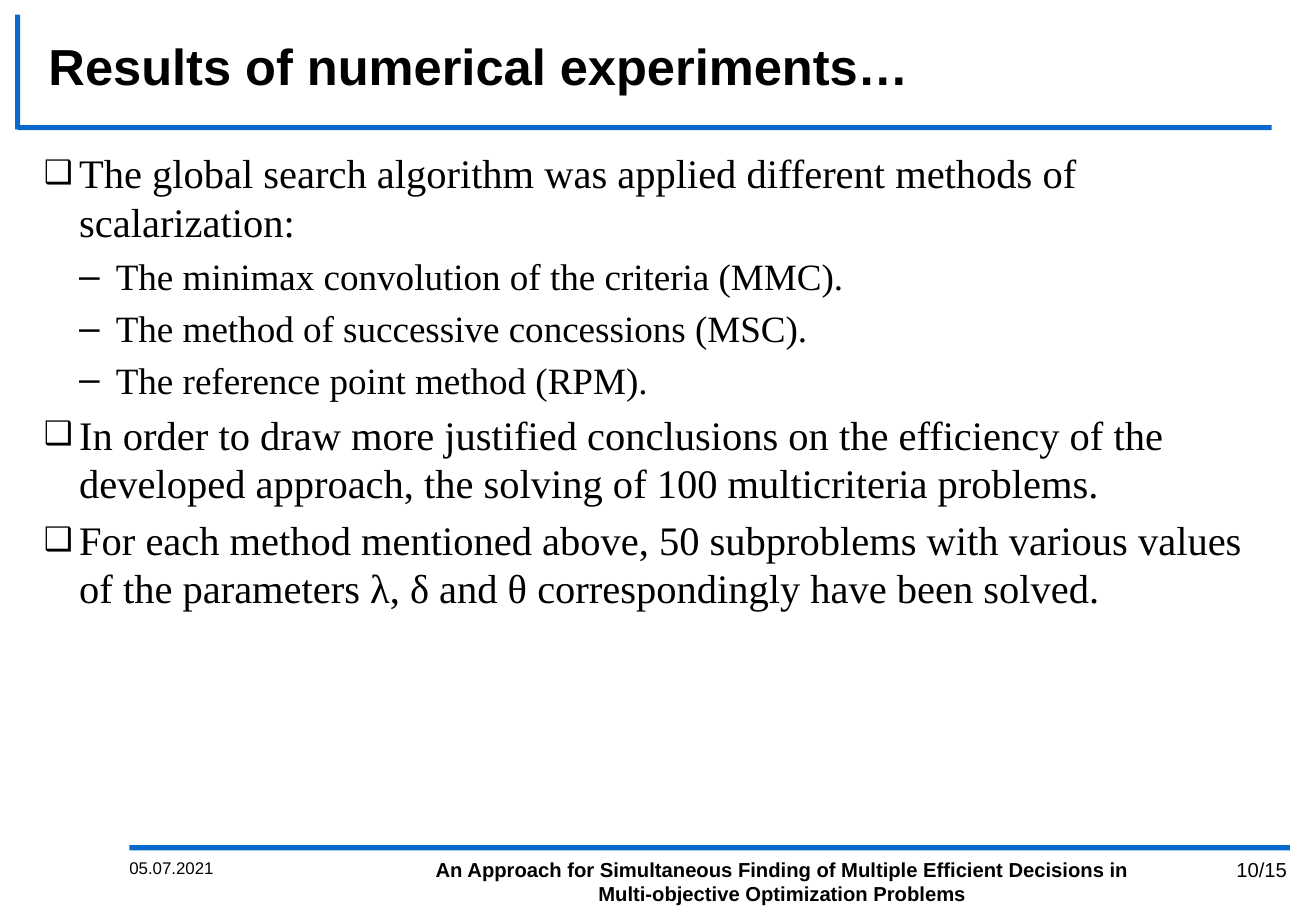
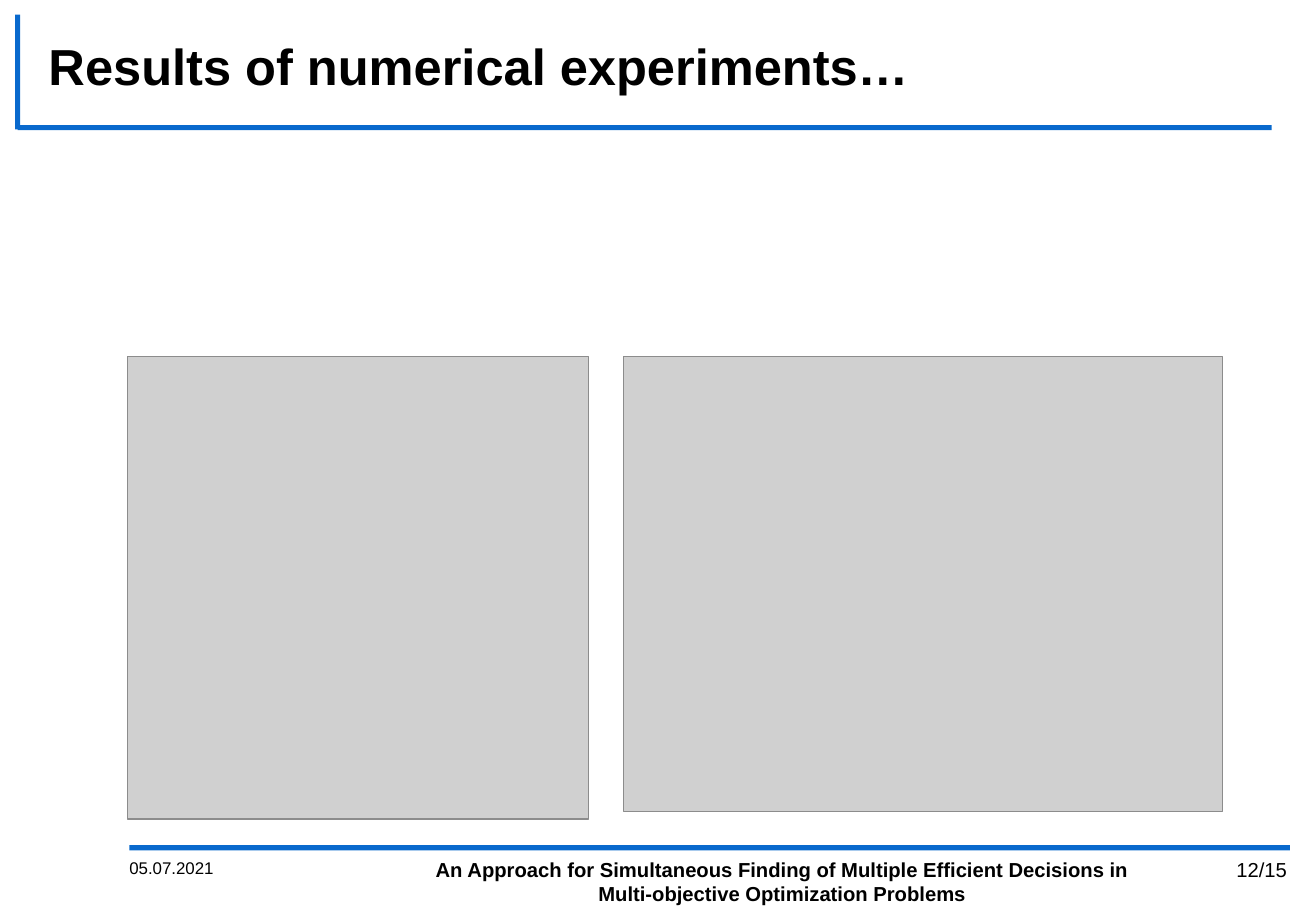
Before and after one commit to kabarkalov/GlobOptPapers, a slide deck: slide 12 of 2021/MOTOR_BarkalovLebedev/MOTOR_2021.pptx (slide 10 before the commit). Drawn at 1316x911 pixels with LibreOffice and Linux fonts; fonts in the diff are those of the drawing; grey boxes stand for pictures; background and template pictures are left out. Boxes give left, top, right and bottom in pixels: in the first picture for what was removed or moved away, otherwise in the second. Text is boxed around its words. In the diff, an @@ line names an element or a change of style, - is before the commit and + after.

```diff
--- a/2021/MOTOR_BarkalovLebedev/MOTOR_2021.pptx
+++ b/2021/MOTOR_BarkalovLebedev/MOTOR_2021.pptx
@@ text removed at [79,159,1241,612] @@
-❑ The global search algorithm was applied different methods of scalarization:
-  – The minimax convolution of the criteria (MMC).
-  – The method of successive concessions (MSC).
-  – The reference point method (RPM).
-❑ In order to draw more justified conclusions on the efficiency of the developed approach, the solving of 100 multicriteria problems.
-❑ For each method mentioned above, 50 subproblems with various values of the parameters λ, δ and θ correspondingly have been solved.
@@ picture added at [128,356,589,819] @@
@@ picture added at [623,357,1222,812] @@
@@ page number at [1236,862,1287,878]: text changed @@
-10/15
+12/15
```
Also in this commit, not shown: 7 other slides changed, 1 slide added.
